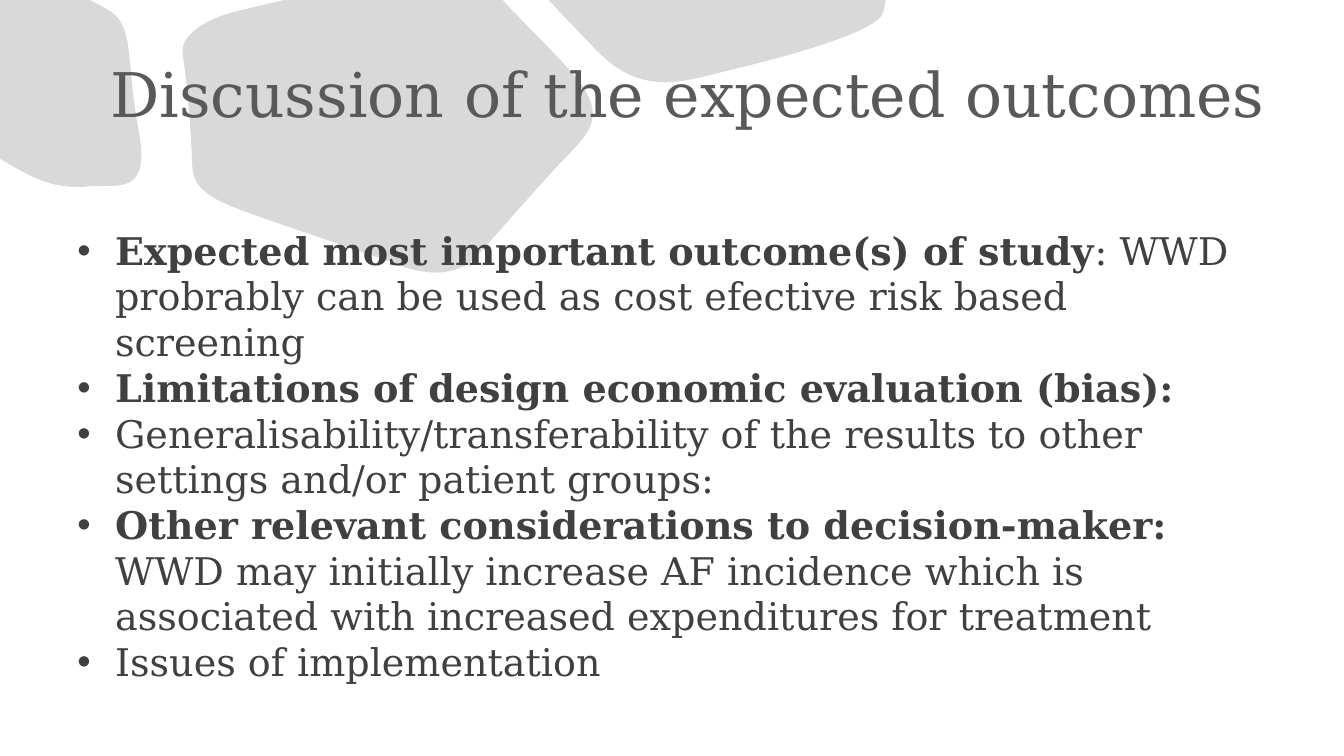
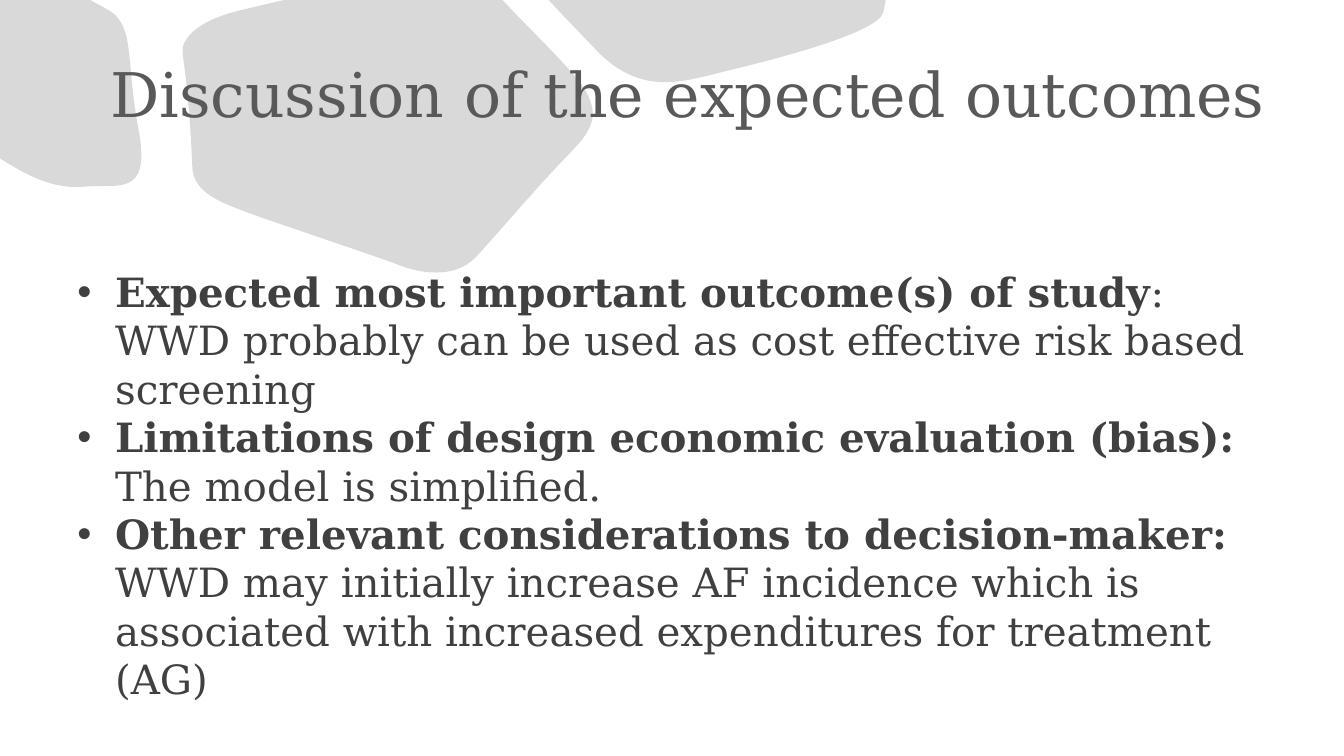
Before and after one commit to kostadinoff/SMU_seminar_in_economic-_evaluation_in_Healthcare, a slide deck: slide 12 of group_assigment/group_assigment.pptx. Drawn at 1344x756 pixels with LibreOffice and Linux fonts; fonts in the diff are those of the drawing. Boxes give left, top, right and bottom in pixels: in the first picture for what was removed or moved away, otherwise in the second. Text is boxed around its words. In the diff, an @@ line names an element or a change of style, - is before the commit and + after.

```diff
--- a/group_assigment/group_assigment.pptx
+++ b/group_assigment/group_assigment.pptx
@@ text at bbox=[115, 276, 1244, 700]: text changed; size 27.2 to 28.8 pt @@
-• Expected most important outcome(s) of study: WWD probrably can be used as cost efective risk based screening
-• Limitations of design economic evaluation (bias):
-• Generalisability/transferability of the results to other settings and/or patient groups:
-• Other relevant considerations to decision-maker: WWD may initially increase AF incidence which is associated with increased expenditures for treatment
-• Issues of implementation
+• Expected most important outcome(s) of study: WWD probably can be used as cost effective risk based screening
+• Limitations of design economic evaluation (bias): The model is simplified.
+• Other relevant considerations to decision-maker: WWD may initially increase AF incidence which is associated with increased expenditures for treatment (AG)
```
Also in this commit, not shown: 1 other slide changed.
